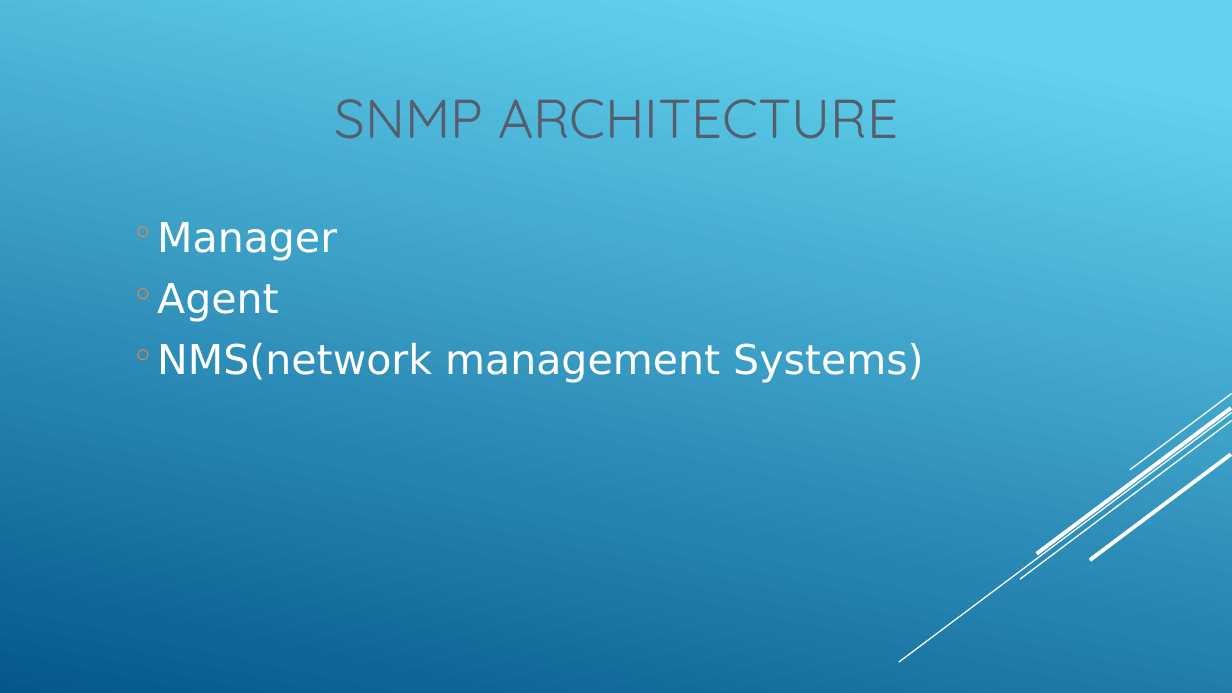
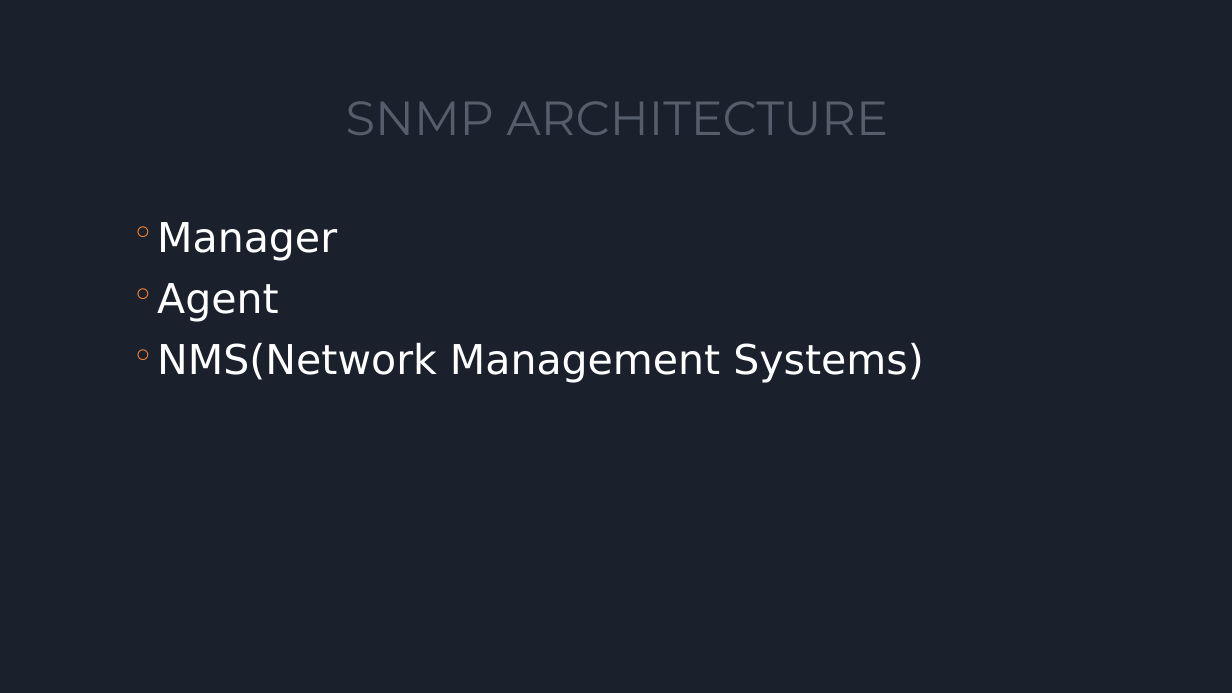
Before and after one commit to snehaljha/mini-project, a slide deck: slide 23 of EC 1307- Data communication and networking/Data_Com.pptx (slide 36 before the commit). Drawn at 1232x693 pixels with LibreOffice and Linux fonts; fonts in the diff are those of the drawing. Boxes give left, top, right and bottom in pixels: in the first picture for what was removed or moved away, otherwise in the second. Text is boxed around its words. In the diff, an @@ line names an element or a change of style, - is before the commit and + after.

```diff
--- a/EC 1307- Data communication and networking/Data_Com.pptx
+++ b/EC 1307- Data communication and networking/Data_Com.pptx
@@ background gradient #62D2EF to #05578D to #1B212C @@
@@ title "SNMP ARCHITECTURE" at [346, 101, 888, 135]: size 32 to 28 pt, font Quicksand to Montserrat @@
@@ text at [157, 342, 923, 383]: text changed @@
-○ NMS(network management Systems)
+○ NMS(Network Management Systems)
@@ group removed at [899, 393, 1232, 663]: 5 lines @@
```
Also in this commit, not shown: 37 other slides changed, 11 slides added, 25 slides removed.
